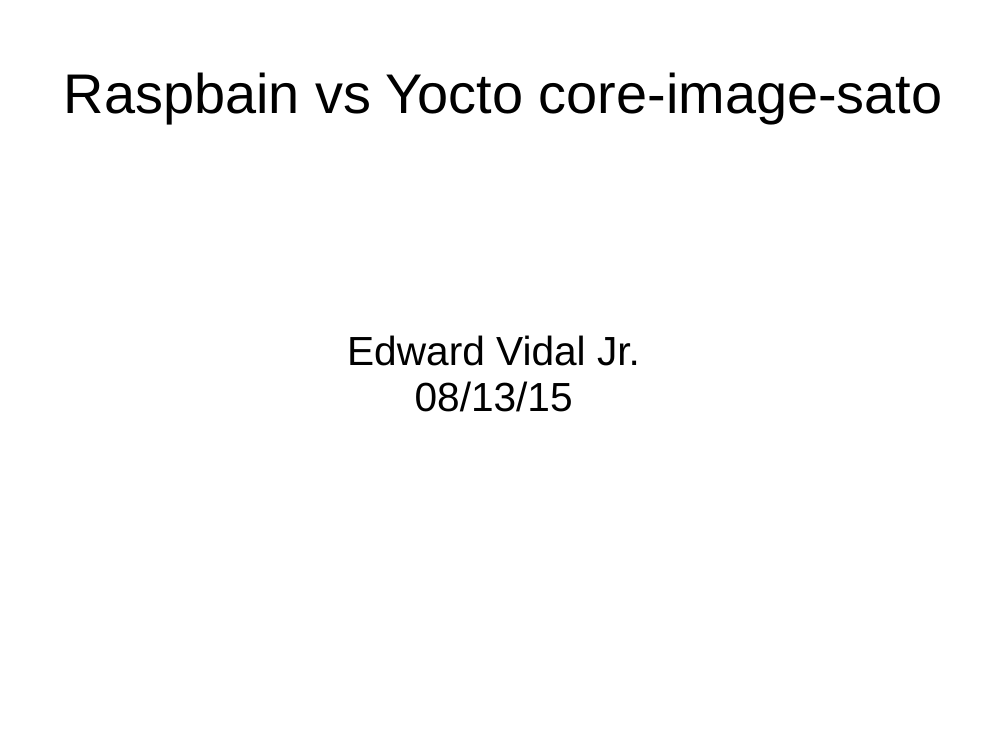
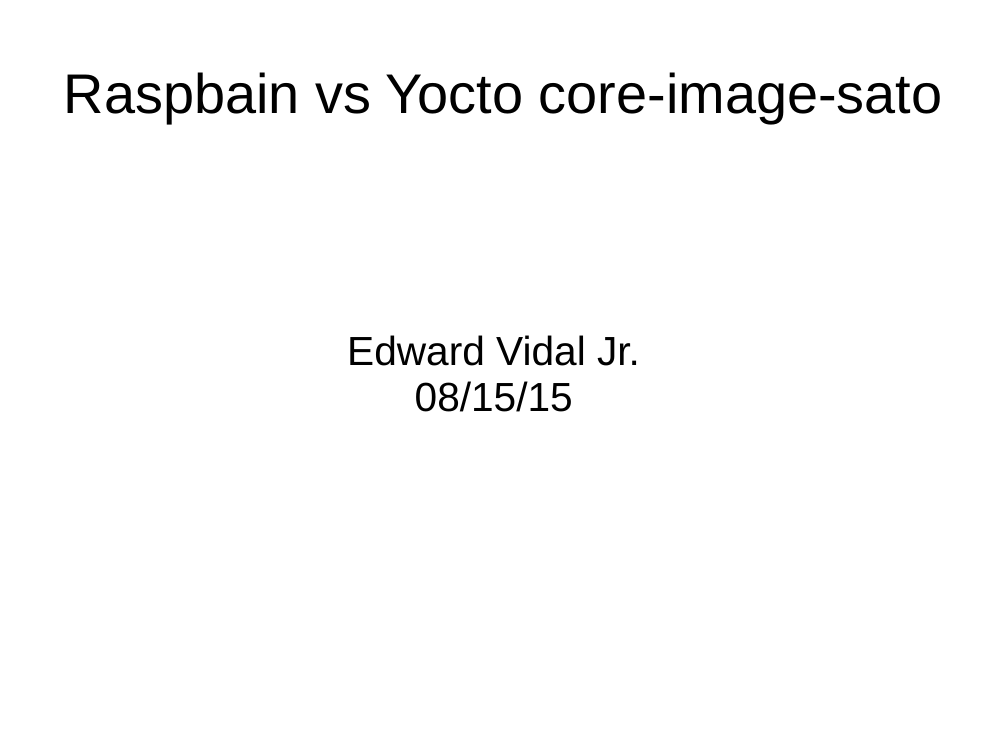
Before and after one commit to develone/raspberrypi2_yocto, a slide deck: slide 1 of doc/yocto_raspbain.ppt. Drawn at 1008x756 pixels with LibreOffice and Linux fonts; fonts in the diff are those of the drawing. Boxes give left, top, right and bottom in pixels: in the first picture for what was removed or moved away, otherwise in the second. Text is boxed around its words. In the diff, an @@ line names an element or a change of style, - is before the commit and + after.

```diff
--- a/doc/yocto_raspbain.ppt
+++ b/doc/yocto_raspbain.ppt
@@ subtitle at (415, 381, 573, 412): text changed @@
-08/13/15
+08/15/15
```
Also in this commit, not shown: 1 other slide changed.
